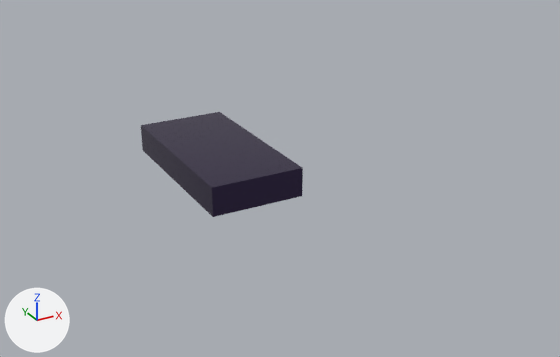
The FBX model apps/web-client/public/assets/models/fbx/CH_ParallaxScout.fbx as it was, and as the next commit left it.
Rendered twice from a 50 mm lens placed at (-5.09, -11.55, 5.63), pointed at (0.72, -0.98, 0.34). Lighting does not change. The marker at lower left points along +X, +Y and +Z. The picture after the commit comes second. Objects named as collision shapes, trigger or cutter boxes, shadow casters or lower levels of detail are left out. Where no turn or scale is listed for an object, it has been applied to the vertices.

Before the edit, the objects in view are built like this:
```python
me_cube = bpy.data.meshes.new('Cube')
me_cube.from_pydata(...)  # a box spanning x -0.5..0.5, y -0.5..0.5, z -0.5..0.5
me_cube.materials.append(mat_mat_chronohull)  # dark purple #4b3f61
ob_cube = bpy.data.objects.new('Cube', me_cube)
ob_cube.parent = ob_vehicleroot
ob_cube.location = (0.0, 0.0, 0.5)
ob_cube.scale = (1.6, 3.2, 0.5)
```
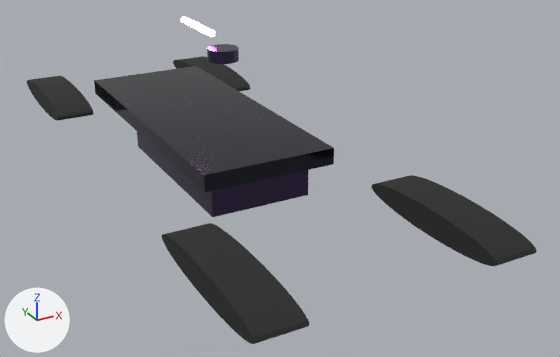
Changed parts and their boxes [x1, y1, x2, y2] in the pictures (560 x 357 px; the box of a moved part takes in the faces that stretch with it):
'Cube.001', added: after [94, 66, 334, 192]
'Cube', recoloured, reshaped, rescaled: before [141, 112, 303, 217]; after [137, 132, 309, 217]
'Cylinder', added (black): after [161, 223, 310, 344]
'Cylinder.002', added (black): after [371, 175, 537, 266]
'Cylinder.001', added (black): after [27, 76, 93, 121]
'Cylinder.003', added (black): after [173, 56, 250, 91]
'Cylinder.004', added: after [207, 44, 239, 64]
'Cylinder.005', added: after [181, 16, 216, 37]
part 1 of me_cube, moved or reshaped (not visible afterwards): before [141, 112, 303, 217]

What changed in the scene script:
```text
Add mat_mat_rubber:
    mat_mat_rubber = principled_material('Mat_Rubber')
    mat_mat_rubber.base_color = (0.02, 0.02, 0.02)  # black #272727
    mat_mat_rubber.metallic = 0.1
    mat_mat_rubber.roughness = 0.8
Add mat_mat_chronopurple:
    mat_mat_chronopurple = principled_material('Mat_ChronoPurple')
    mat_mat_chronopurple.base_color = (0.7, 0.15, 1.0)  # purple #da6cff
    mat_mat_chronopurple.metallic = 0.3
    mat_mat_chronopurple.roughness = 0.1
    mat_mat_chronopurple.emission_color = (0.85, 0.25, 1.0)  # purple #ed89ff
    mat_mat_chronopurple.emission_strength = 12.0
Add mat_mat_darkobsidian:
    mat_mat_darkobsidian = principled_material('Mat_DarkObsidian')
    mat_mat_darkobsidian.base_color = (0.04, 0.04, 0.06)  # dark grey #383845
    mat_mat_darkobsidian.metallic = 0.95
    mat_mat_darkobsidian.roughness = 0.15
Add me_cube_001:
    me_cube_001.from_pydata(...)  # a box spanning x -0.5..0.5, y -0.5..0.5, z -0.5..0.5
    me_cube_001.materials.append(mat_mat_chronohull)  # dark purple #4b3f61
Add me_cylinder_003:
    me_cylinder_003.from_pydata(...)  # 64 vertices, 34 faces; spans x -0.34..0.34, y -1.36..1.36, z -0.2..0.2
    me_cylinder_003.materials.append(mat_mat_rubber)  # black #272727
Add me_cylinder_004:
    me_cylinder_004.from_pydata(...)  # a 32-sided cylinder along z spanning x -0.25..0.25, y -0.25..0.25, z -0.1..0.1
    me_cylinder_004.materials.append(mat_mat_chronohull)  # dark purple #4b3f61
Add me_cylinder_005:
    me_cylinder_005.from_pydata(...)  # a 32-sided cylinder along y spanning x -0.06..0.06, y -0.6..0.6, z -0.06..0.06
    me_cylinder_005.materials.append(mat_mat_chronopurple)  # purple #da6cff, glowing purple #ed89ff
Add me_cube_002:
    me_cube_002.from_pydata(...)  # a box spanning x -1.11..1.11, y -2.72..2.72, z -0.14..0.14
    me_cube_002.materials.append(mat_mat_darkobsidian)  # dark grey #383845
Change ob_cube:
    ob_cube: bpy.data.objects.new('Cube', me_cube) -> bpy.data.objects.new('Cube', me_cube_001)
    ob_cube.location: (0.0, 0.0, 0.5) -> (0.0, 0.0, 0.55)
    ob_cube.scale: (1.6, 3.2, 0.5) -> (1.7, 3.4, 0.5)
Add ob_cylinder_003:
    ob_cylinder_003 = bpy.data.objects.new('Cylinder.003', me_cylinder_003)
    ob_cylinder_003.location = (1.7, 4.08, 0.75)
Add ob_cylinder:
    ob_cylinder = bpy.data.objects.new('Cylinder', me_cylinder_003.copy())
    ob_cylinder.location = (-1.7, -4.08, 0.75)
Add ob_cylinder_004:
    ob_cylinder_004 = bpy.data.objects.new('Cylinder.004', me_cylinder_004)
    ob_cylinder_004.location = (0.0, -0.4, 2.45)
Add ob_cylinder_005:
    ob_cylinder_005 = bpy.data.objects.new('Cylinder.005', me_cylinder_005)
    ob_cylinder_005.location = (0.0, 0.6, 2.7)
Add ob_cylinder_002:
    ob_cylinder_002 = bpy.data.objects.new('Cylinder.002', me_cylinder_003.copy())
    ob_cylinder_002.location = (1.7, -4.08, 0.75)
Add ob_cylinder_001:
    ob_cylinder_001 = bpy.data.objects.new('Cylinder.001', me_cylinder_003.copy())
    ob_cylinder_001.location = (-1.7, 4.08, 0.75)
Add ob_cube_001:
    ob_cube_001 = bpy.data.objects.new('Cube.001', me_cube_002)
    ob_cube_001.location = (0.0, 0.68, 1.05)
```
